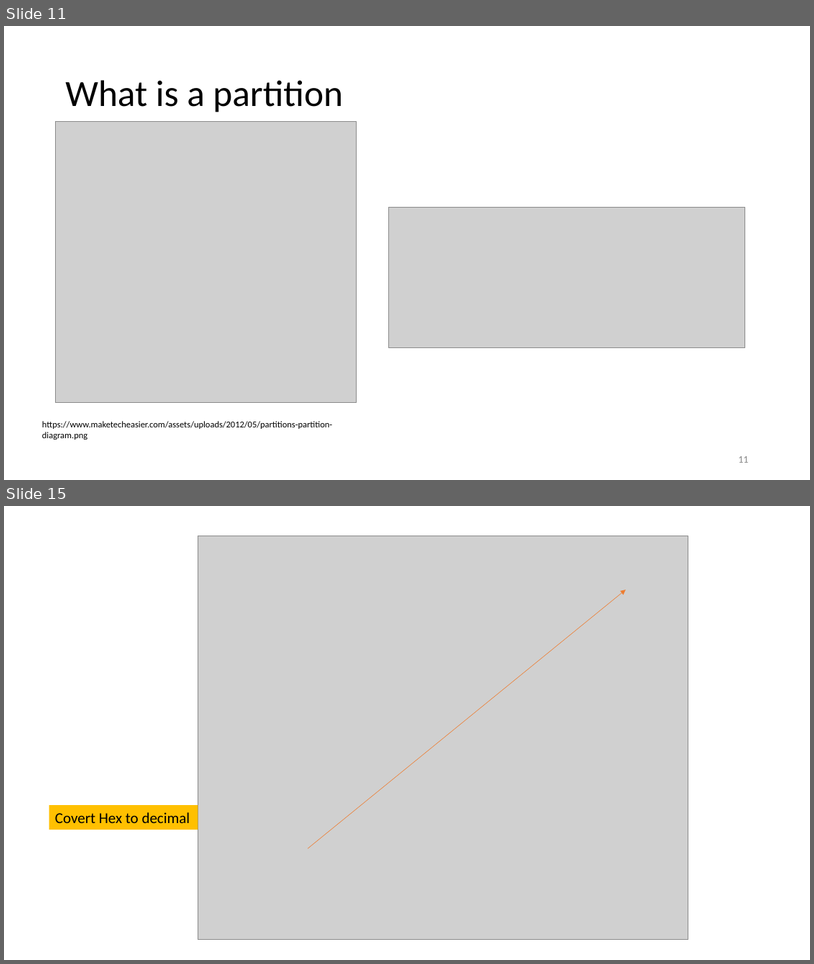
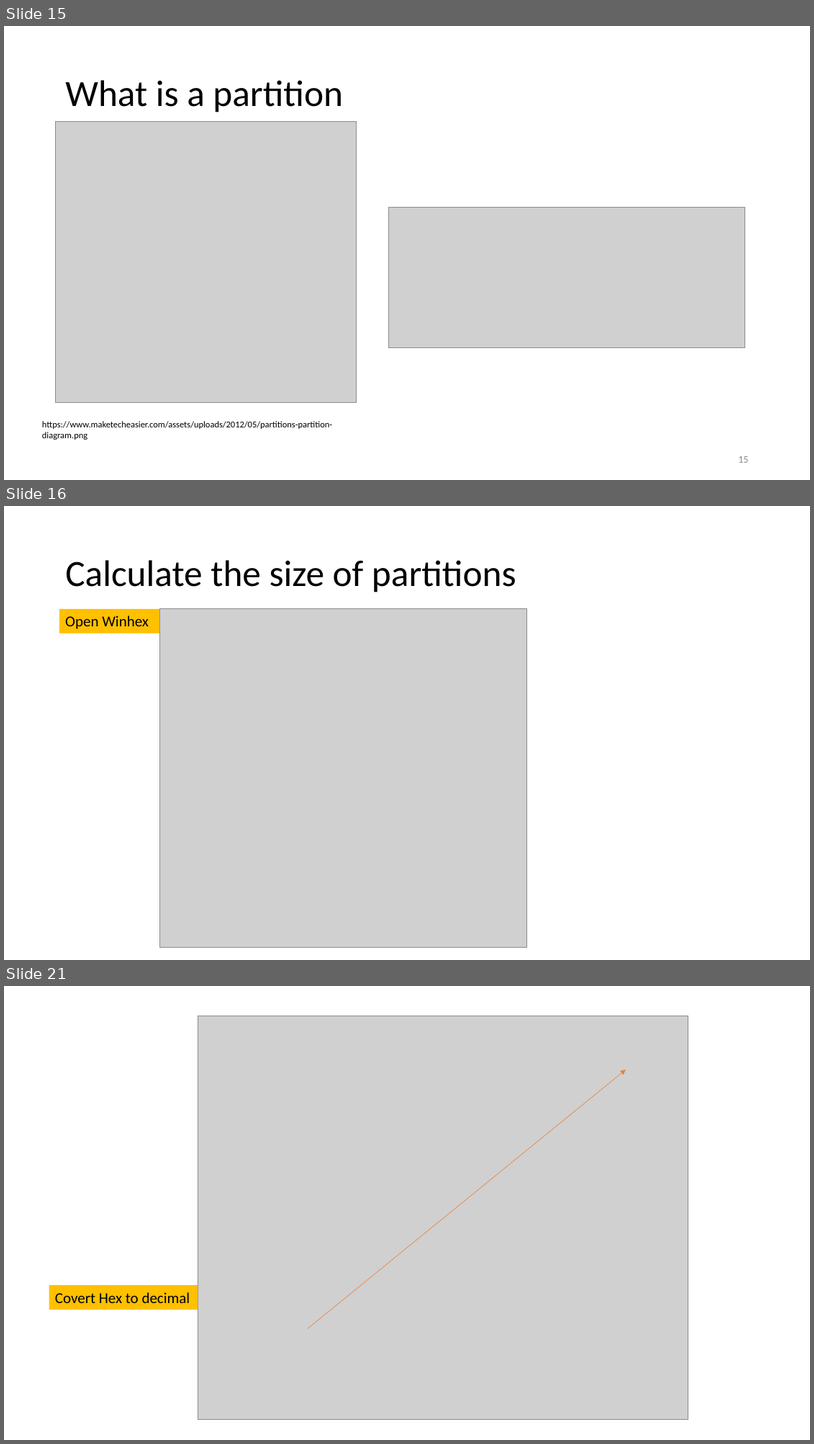
Before and after one commit to frankwxu/digital-forensics-lab, a slide deck: Basic_Computer_Skills_for_Forensics/1_PC_Introduction.pptx. Shown one above the other, each under a label of ours: slides 11 and 15 before the commit, slides 15, 16 and 21 after it; the slides between them are not shown. The pictures are 814x964 and 814x1444 pixels, drawn with LibreOffice and Linux fonts; fonts in the diff are those of the drawing; grey boxes stand for pictures; background and template pictures are left out. Boxes give left, top, right and bottom in pixels: in the first picture for what was removed or moved away, otherwise in the second. Text is boxed around its words. In the diff, an @@ line names an element or a change of style, - is before the commit and + after.

```diff
--- a/Basic_Computer_Skills_for_Forensics/1_PC_Introduction.pptx
+++ b/Basic_Computer_Skills_for_Forensics/1_PC_Introduction.pptx
@@ slide 16 added at (x1=4, y1=506, x2=810, y2=960), background #FFFFFF @@
@@ title added at (x1=65, y1=560, x2=517, y2=592), 44 pt, text #000000 @@
+Calculate the size of partitions
@@ rectangle added at (x1=59, y1=609, x2=160, y2=633), fill #FFC000, 18 pt, text #000000 @@
+Open Winhex
@@ picture added at (x1=160, y1=609, x2=527, y2=947) @@
@@ what was slide 11 is now slide 15 @@
@@ page number at (x1=738, y1=456, x2=748, y2=462): text changed @@
-11
+15
@@ what was slide 15 is now slide 21 @@
```
Also in this commit, not shown: 6 slides changed, 11 other slides added, 2 slides removed.
